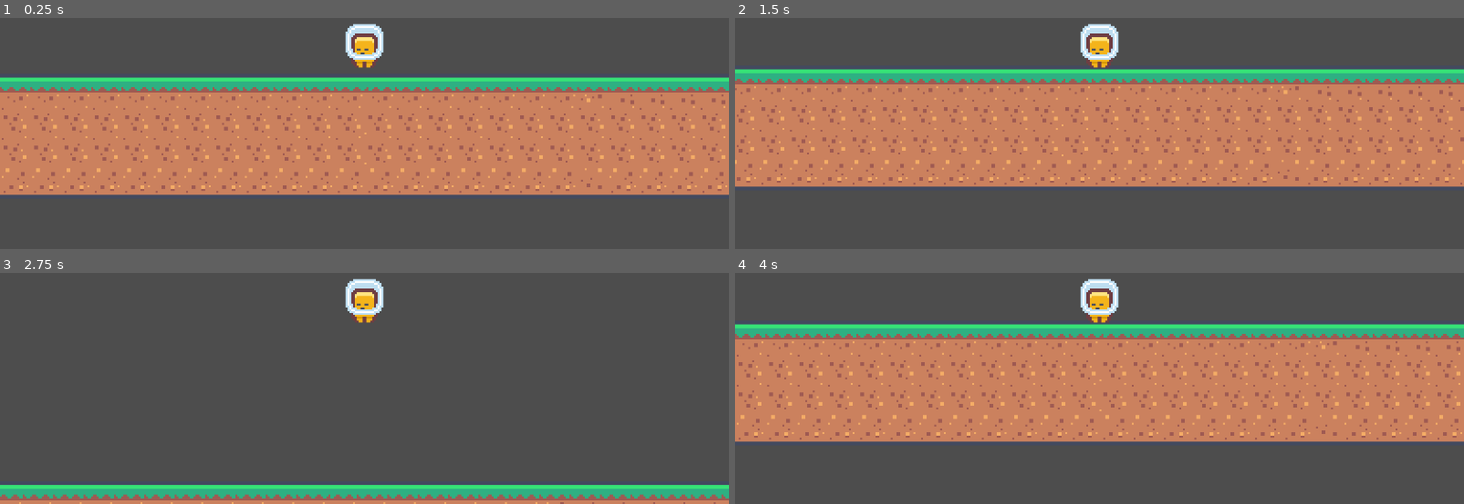
Above: before the commit, frames 1-4 (two rows, left to right).
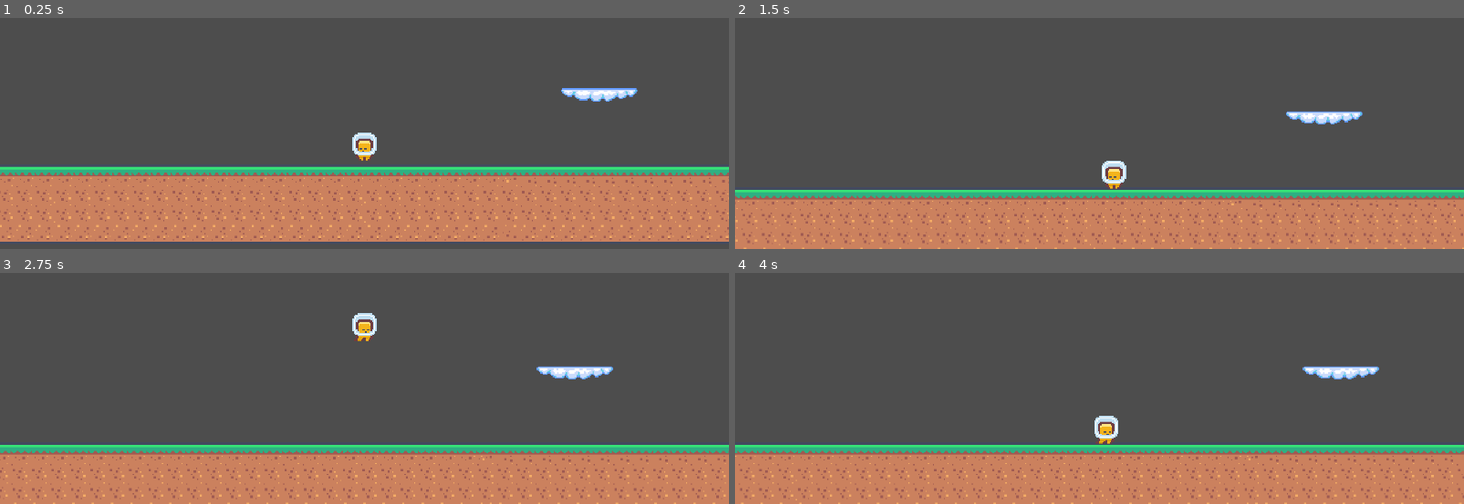
Above: after the commit, the same moments.

Repository: zserzzzz/pixel-platformer
Game: Godot game, scene res://scenes/GAME/game.tscn
Two runs of this game, one before a commit and one after it. Both use one fixed random seed, a clock stepped at 60 frames per second and the inputs below.
Inputs:
- Up to frame 1 (0.25 s): no input
- Up to frame 2 (1.5 s): tap A (a) at 0.6 s; tap D (d) at 0.8, 1.35 s
- Up to frame 3 (2.75 s): tap Shift (dash) at 1.55, 2.1 s; tap W (w) at 2.3 s
- Up to frame 4 (4 s): tap W (w) at 2.85 s; tap A (a) at 3.05, 3.6 s; tap D (d) at 3.8 s

The runs differ from the first frame. In frame 1, 65% of the frame differs, in the area x 0-100%, y 2-97%; in frame 2, 78%; in frame 3, 26%; in frame 4, 78%, in the area x 0-100%, y 2-100%.

Commit message:
dashing
next step = 8 way dashing

CELESTE REFERENCE???

Diff:
--- a/project.godot
+++ b/project.godot
@@ -14,6 +14,12 @@
 run/main_scene="uid://dcip13g4r270j"
 config/features=PackedStringArray("4.4", "Mobile")
 config/icon="res://assets/extra/icon.svg"
+
+[display]
+
+window/size/viewport_width=1920
+window/size/viewport_height=1080
+window/size/mode=3
 
 [input]
 
--- a/scenes/GAME/game.tscn
+++ b/scenes/GAME/game.tscn
@@ -1,9 +1,10 @@
-[gd_scene load_steps=5 format=4 uid="uid://dcip13g4r270j"]
+[gd_scene load_steps=6 format=4 uid="uid://dcip13g4r270j"]
 
 [ext_resource type="Texture2D" uid="uid://c7oilpgytlvi2" path="res://assets/Tilemap/tilemap.png" id="1_jjn5x"]
 [ext_resource type="PackedScene" uid="uid://c4pr1hkt2jnyp" path="res://scenes/character/character.tscn" id="2_sxg3d"]
-
-[sub_resource type="TileSetAtlasSource" id="TileSetAtlasSource_sxg3d"]
+[ext_resource type="PackedScene" uid="uid://bgdaht6qm8cw1" path="res://scenes/cloud/cloud.tscn" id="3_jff7r"]
+
+[sub_resource type="TileSetAtlasSource" id="TileSetAtlasSource_ftf55"]
 texture = ExtResource("1_jjn5x")
 separation = Vector2i(1, 1)
 texture_region_size = Vector2i(18, 18)
@@ -257,3 +258,12 @@
 
 [node name="character" parent="." instance=ExtResource("2_sxg3d")]
 position = Vector2(-1, -49)
+
+[node name="Camera2D2" type="Camera2D" parent="character"]
+zoom = Vector2(3.195, 3.195)
+limit_bottom = 50
+limit_smoothed = true
+position_smoothing_enabled = true
+
+[node name="AnimatableBody2D" parent="." instance=ExtResource("3_jff7r")]
+position = Vector2(192, -56)
--- a/scenes/character/character.tscn
+++ b/scenes/character/character.tscn
@@ -1,10 +1,12 @@
-[gd_scene load_steps=14 format=3 uid="uid://c4pr1hkt2jnyp"]
+[gd_scene load_steps=16 format=3 uid="uid://c4pr1hkt2jnyp"]
 
-[ext_resource type="Script" uid="uid://dplebisac4twp" path="res://scripts/character_body_2d.gd" id="1_0rlhq"]
+[ext_resource type="Script" uid="uid://dplebisac4twp" path="res://scenes/character/scripts/character_body_2d.gd" id="1_0rlhq"]
 [ext_resource type="Texture2D" uid="uid://ckdwyske7amca" path="res://assets/Tiles/Characters/tile_0006.png" id="2_oe6dy"]
 [ext_resource type="Texture2D" uid="uid://cbtjtoqpdo1cu" path="res://assets/Tiles/Characters/tile_0007.png" id="3_cuvpk"]
+[ext_resource type="Texture2D" uid="uid://ewrhxnbtopol" path="res://assets/Tiles/Characters/pixil-frame-0.png" id="4_cuvpk"]
 [ext_resource type="Texture2D" uid="uid://bb5icov0vif4l" path="res://assets/Tiles/Characters/tile_0000.png" id="4_rvcjf"]
 [ext_resource type="Texture2D" uid="uid://bmdr22jdtfklv" path="res://assets/Tiles/Characters/tile_0001.png" id="5_1pheb"]
+[ext_resource type="Texture2D" uid="uid://caup6i2r6kcpp" path="res://assets/Tiles/Characters/pixil-frame-1.png" id="5_rvcjf"]
 [ext_resource type="Texture2D" uid="uid://cduq5gouu6ryd" path="res://assets/Tiles/Characters/tile_0002.png" id="6_h1xxs"]
 [ext_resource type="Texture2D" uid="uid://b1mg43ecdxqmg" path="res://assets/Tiles/Characters/tile_0003.png" id="7_maja8"]
 [ext_resource type="Texture2D" uid="uid://dd84m16a8h6vh" path="res://assets/Tiles/Characters/tile_0004.png" id="8_btfbg"]
@@ -23,6 +25,22 @@
 }],
 "loop": true,
 "name": &"anim",
+"speed": 5.0
+}, {
+"frames": [{
+"duration": 1.0,
+"texture": ExtResource("4_cuvpk")
+}],
+"loop": true,
+"name": &"dash_left",
+"speed": 5.0
+}, {
+"frames": [{
+"duration": 1.0,
+"texture": ExtResource("5_rvcjf")
+}],
+"loop": true,
+"name": &"dash_right",
 "speed": 5.0
 }, {
 "frames": [{
@@ -78,14 +96,10 @@
 [node name="AnimatedSprite2D" type="AnimatedSprite2D" parent="."]
 sprite_frames = SubResource("SpriteFrames_dqlfo")
 autoplay = "default"
-frame_progress = 0.216139
 
 [node name="CollisionShape2D" type="CollisionShape2D" parent="."]
 position = Vector2(0, 0.5)
 shape = SubResource("RectangleShape2D_0rlhq")
-
-[node name="Camera2D" type="Camera2D" parent="."]
-zoom = Vector2(3, 3)
 
 [node name="cd" type="Timer" parent="."]
 wait_time = 2.5
--- a/scripts/character_body_2d.gd
+++ b/scenes/character/scripts/character_body_2d.gd
@@ -2,6 +2,7 @@
 
 @onready var cd: Timer = $cd
 @onready var ttm: Timer = $ttm
+@onready var animated_sprite_2d: AnimatedSprite2D = $AnimatedSprite2D
 
 var direction
 
@@ -31,6 +32,10 @@
 		direction = Input.get_axis("a", "d")
 		velocity.x += direction * DASH_SPEED
 		dash_extra()
+		if direction == -1:
+			animated_sprite_2d.play("dash_left")
+		else:
+			animated_sprite_2d.play("dash_right")
 
 	print(ttm.time_left,velocity)
 	move_and_slide()
--- /dev/null
+++ b/scenes/cloud/cloud.tscn
@@ -0,0 +1,16 @@
+[gd_scene load_steps=3 format=3 uid="uid://bgdaht6qm8cw1"]
+
+[ext_resource type="Texture2D" uid="uid://ciqdofwatd8fn" path="res://assets/Tiles/cloud.png" id="1_onnjq"]
+
+[sub_resource type="RectangleShape2D" id="RectangleShape2D_jcile"]
+size = Vector2(63, 11)
+
+[node name="AnimatableBody2D" type="AnimatableBody2D"]
+
+[node name="CollisionShape2D" type="CollisionShape2D" parent="."]
+position = Vector2(0.5, -2.5)
+shape = SubResource("RectangleShape2D_jcile")
+one_way_collision = true
+
+[node name="Sprite2D" type="Sprite2D" parent="."]
+texture = ExtResource("1_onnjq")
Binary file added: assets/Tiles/Characters/pixil-frame-0.png
Not shown, added: assets/Tiles/Characters/pixil-frame-0.png.import
Binary file added: assets/Tiles/Characters/pixil-frame-1.png
Not shown, added: assets/Tiles/Characters/pixil-frame-1.png.import
Binary file added: assets/Tiles/cloud.png
Not shown, added: assets/Tiles/cloud.png.import
Not shown: 1 places in scenes/GAME/game.tscn that only renumber resources
Renamed: scripts/character_body_2d.gd.uid -> scenes/character/scripts/character_body_2d.gd.uid
